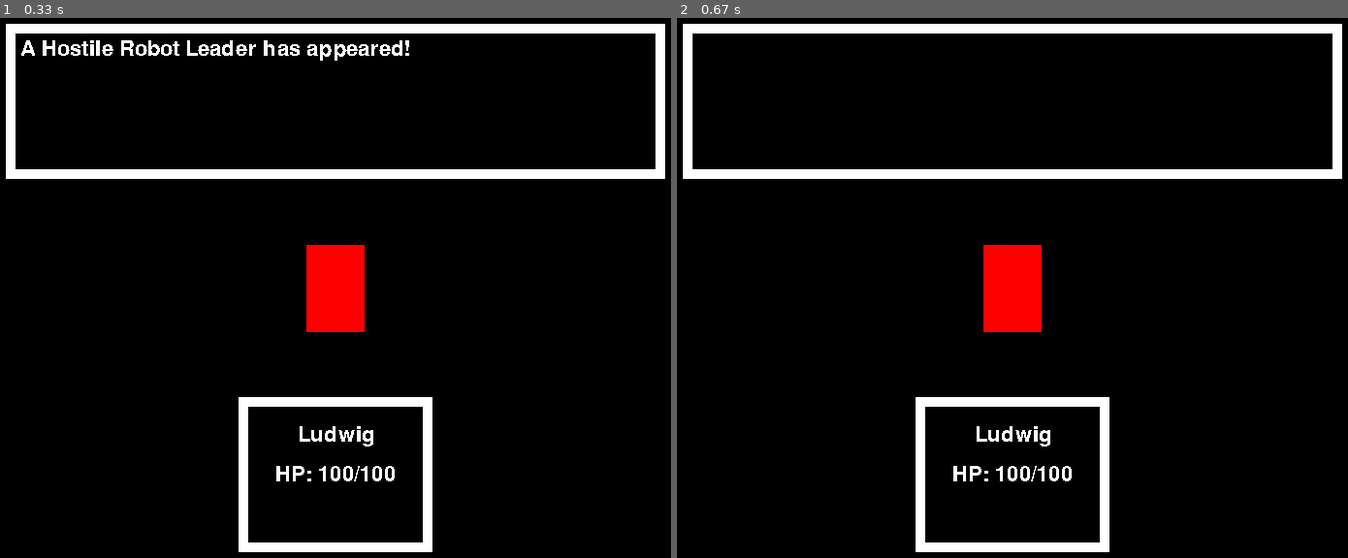
Above: before the commit, frames 1-2 (left to right).
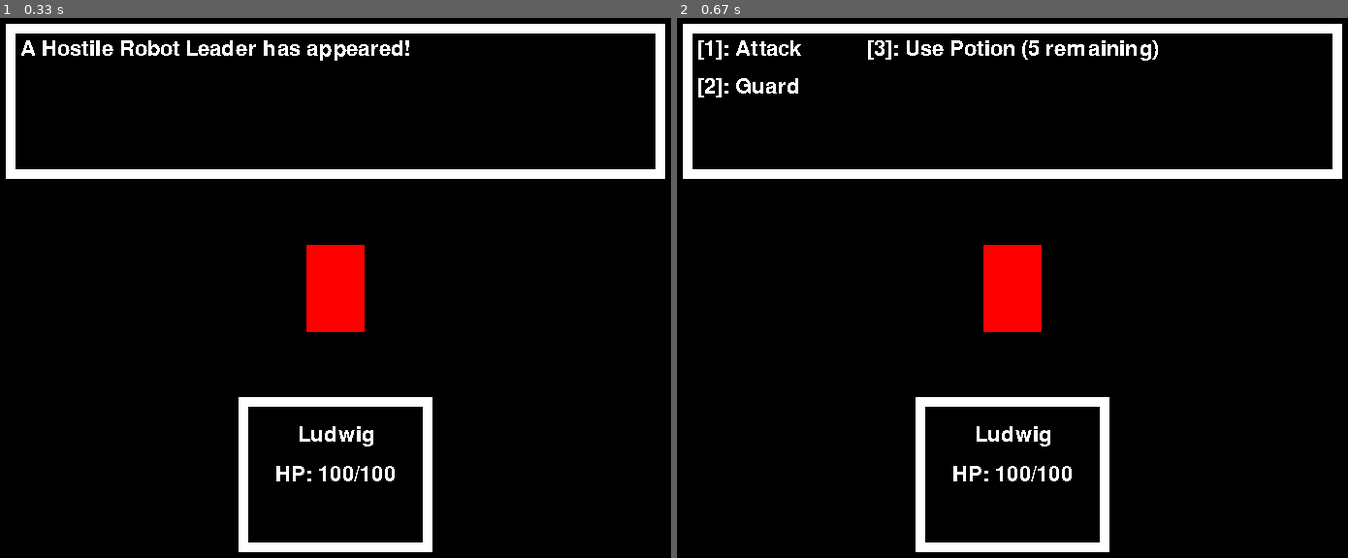
Above: after the commit, the same moments.

Repository: eduardoluis11/final-project-cs50-python
Game: pygame game, started from final-project.py
The game is run twice, just before and just after one commit, with the same random seed, the same clock (stepped at 60 frames per second) and the same inputs.
Inputs:
- Up to frame 1 (0.33 s): no input
- Up to frame 2 (0.67 s): tap Z at 0.33 s

Frame 1 is identical in both runs. In frame 2, 0.9% of the frame differs, in the area x 3-72%, y 4-15%.

Commit message:
Created Battle Menu
I'm now rendering the Battle Menu's UI. In it, I'm rendering 3 commands: "Attack", "Guard", and "Use potion". I'm rendering them with the numbers "1", "2", and "3" so that the player knows which key to press to do any of the commands from the battle menu.

Diff:
--- a/final-project.py
+++ b/final-project.py
@@ -172,11 +172,73 @@
 after pressing the confirmation key during the very first turn, the “should battle menu be rendered” boolean should
 switch to “true”. Then, checking the “if” statements of my “while True” snippet, I should check if the “render battle
 menu” boolean is set to true. If it is, I should render the battle menu. Otherwise, I should render the battle messages.
+
+If I want to use object oriented programming, I could create a class with the properties for both the player and the
+enemy. I could create a class called “Character”. In it, I would put at least 2 properties: attack points, and HP.
+“Attack points” would be how much damage each character could do. Meanwhile, “hp” refers to how many life points each
+character has (which, in this case, it's just the enemy and the player). This could help me keep my code organized
+(using the “character class”). But I don’t know how to call those object oriented classes in my game. I need to have a
+look at my object oriented programming classes’ homework assignments to remember how to use object oriented programming
+(similar to django’s models).
+
+I could make calls to two functions in the “while True” loop: one for the player’s turn, and another one for the
+enemy’s turn. And each of those functions could make a call to a function called “battle_messages()”.
+In fact:  during each iteration of the “while true” loop, I could call those 3 functions in the following order:
+    display_battle_message()
+    players_turn()
+    display_battle_message()
+    enemys_turn()
+
+And in fact, the very first call to the “display battle message()” could render the “an enemy has appeared!” message.
+I don’t need to use booleans. And remember that, since the “while true” loop is an infinite loop, that loop will always
+be repeated over and over again. So, in each iteration of the infinite loop, I would first call the function that
+displays battle messages, then it would be the player’s turn, then the battle messages would be displayed, and then it
+would be the enemy’s turn. Then, the entire loop would be repeated. I could make it so that you would go from the
+battle messages to the player’s or the enemy’s turn by pressing “Z”. So, during my very first call to the “display
+battle messages()” function, I would display the default message in the “battle message” variable, which is “an enemy
+has appeared!”. Well, after that first call, I would then go to the player’s turn via the “players turn()” function.
+Well, in the player’s turn() function, I would overwrite the string inside the “battle message” variable for another
+battle message (such as “ludwig did {amount of damage} points of damage!”). I don’t need to use any booleans. Then,
+in the enemy’s turn, the entire turn would be invisible (it would be in the “backend”). The enemy would decide which
+attack to use, or if they would prepare a super attack, or not do anything. But  nothing would be printed onscreen.
+Then, after calling again the “display battle message()” function, I would print the enemy’s decision (i.e: “the enemy
+has attacked you for {amount of damage} points of damage!”).
+
+I would do the following:
+
+1) I could print the “an enemy has appeared!” message. I could simply print whatever message is stored in the “battle
+message” variable.
+
+2) Then, it would be the player’s turn. I would need to make the battle message to disappear.
+
+3) I would print the options for the battle menu. I DON’T have to ask the user to use the arrow keys to select an
+attack. I could simply ask the user to press any number between 1 and 3 (“1” for attacking the enemy, “2” for
+defending, “3” for selecting an item). That is, I could make the battle menu like in persona 5. This would be easier
+to code. Detecting each individual option selected with the arrow keys would be hard to code.
+
+
+3) After the player selects an option (by pressing “1”, “2”, or “3”), a battle message would be displayed indicating
+what the player did (either stating how much damage you did to the enemy, if you healed, or if you guarded against the
+next attack).
+
+4) Then, it would be the enemy’s turn. The enemy would automatically decide what to do (attacking, wasting a turn, or
+preparing for a super attack). Here, I could update the “battle message” variable to print whatever the enemy decided to do to you. To update the “battle message” variable, I could call a function, and said function should return a string. That string would be the new value for the “battle message” variable.
+
+5) A battle message would be displayed indicating what the enemy did (like attacking you normally, attacking you with a
+super attack, or wasting a turn).
+
+6) The entire loop would be repeated.
+
+
 """
 
 import pygame
 
 from sys import exit  # If I want to exit the game properly, I'll use sys.exit()
+
+# # Class which will store the characters' Health Points and Attack Points as properties
+# class Character:
+
 
 # All of this code should make it so that a black screen shows up when you execute this python script (source:
 # https://youtu.be/AY9MnQ4x3zk?si=28DorTag9IRSrUi3&t=1099).
@@ -191,6 +253,8 @@
 # This specifies the font that I will use, and its size. At least, I will use this for the playable character's name.
 game_font = pygame.font.Font(None, 32)
 players_current_hp = 100  # This stores the current HP for the player. This goes down if the enemy hurts you.
+players_number_of_potions = 5  # Initial number of potions that the player has.
+
 battle_message = "A Hostile Robot Leader has appeared!"  # Battle message. This will change throughout the game.
 display_battle_intro_message = True  # Boolean that will tell me if I should display "Enemy has appeared!" message.
 display_battle_menu = False  # Boolean that will tell the game if it should render the battle menu's UI.
@@ -221,9 +285,36 @@
 
 # Rectangle for the Player's HP
 players_hp_rectangle = players_hp_surface.get_rect(center=(360, 480))
+
+# Battle Menu UI
+attack_command_surface = game_font.render('[1]: Attack', False, 'White')  # Attack command's surface
+attack_command_rectangle = attack_command_surface.get_rect(topleft=(35, 30))  # Attack command's rectangle
+
+guard_command_surface = game_font.render('[2]: Guard', False, 'White')  # Guard command's surface
+guard_command_rectangle = guard_command_surface.get_rect(midleft=(35, 80))  # Guard command's rectangle
+
+potion_command_surface = game_font.render(f'[3]: Use Potion ({players_number_of_potions} remaining)',
+                                          False, 'White')  # Use Potion command
+potion_command_rectangle = potion_command_surface.get_rect(midtop=(360, 30))  # Use Potion command's rectangle
+# End of the Battle Menu UI
 # End of text surfaces
 
-
+# Functions / methods.
+
+""" Display battle message() function.
+
+This will display all the battle messages. That includes the default one: the one that says "an enemy has appeared!".
+
+Let me se Clear Code's 4-hour long tutorial, and see how he created and called the functions in his pygame game.
+"""
+
+
+def display_battle_message():
+    return 1
+
+
+""" Infinite loop that will render the game.
+"""
 while True:  # Infinite loop that will pretty much make the entire game run
 
     # For any input taken by the user (such as clicking the mouse or closing the window)
@@ -245,8 +336,8 @@
                 # This will let me render the battle menu's UI
                 display_battle_menu = True
 
-                # DEBUG: This should print "False" for the boolean that displays the intro message
-                print("Intro message boolean's current state: " + str(display_battle_intro_message))
+                # # DEBUG: This should print "False" for the boolean that displays the intro message
+                # print("Intro message boolean's current state: " + str(display_battle_intro_message))
 
     # If no input is detected by the user (if they don't click nor press any keys), this will execute
 
@@ -266,9 +357,12 @@
 
     if display_battle_menu:  # If the boolean that lets me render the battle menu is true
 
-        # Show the battle menu (TODO)
-        pass
-    else: # If the battle menu is set to False, render the battle messages
+        # Show the battle menu
+        game_window.blit(attack_command_surface, attack_command_rectangle)  # Render the "attack" command
+        game_window.blit(guard_command_surface, guard_command_rectangle)  # Render the "guard" command
+        game_window.blit(potion_command_surface, potion_command_rectangle)  # Render the "use potion" command
+
+    else:  # If the battle menu is set to False, render the battle messages
 
         # This renders the text for the current battle message
         game_window.blit(battle_messages_surface, battle_messages_rectangle)
